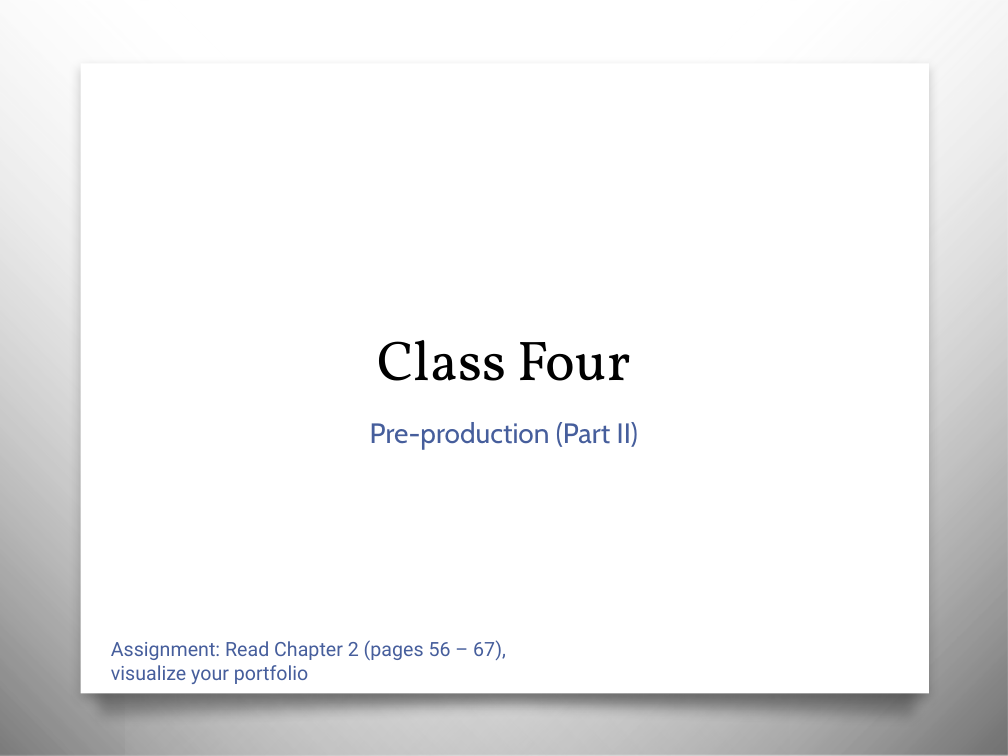
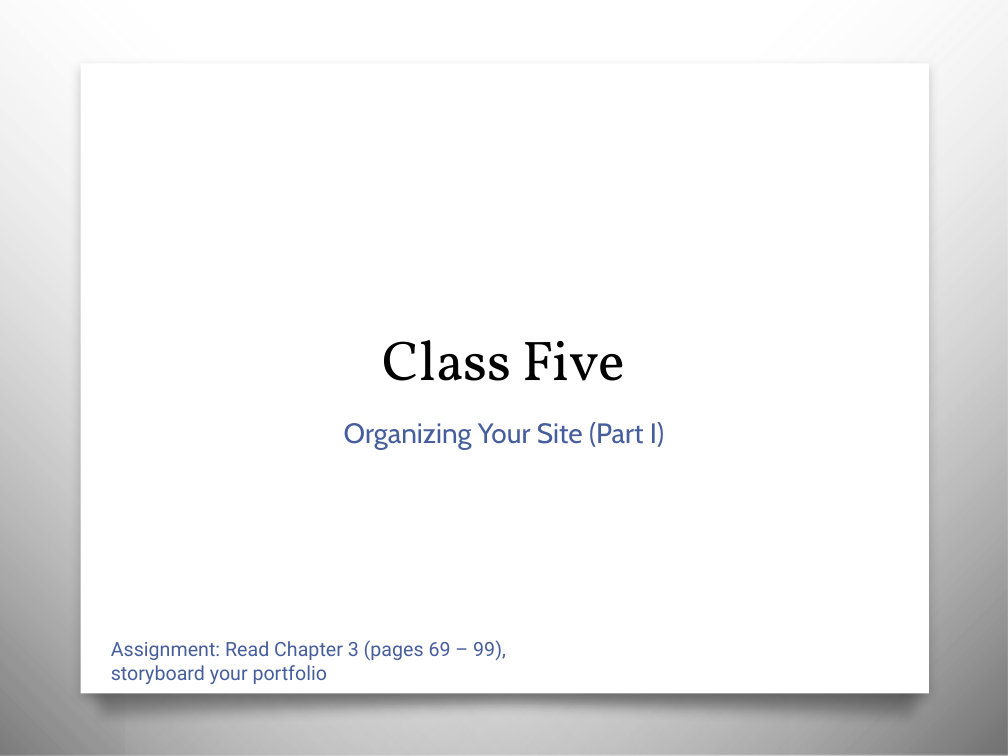
Before and after one commit to awayken/USF-ART329, a slide deck: slide 34 of slides/classfour/slides.pptx (slide 40 before the commit). Drawn at 1008x756 pixels with LibreOffice and Linux fonts; fonts in the diff are those of the drawing; background and template pictures are left out. Boxes give left, top, right and bottom in pixels: in the first picture for what was removed or moved away, otherwise in the second. Text is boxed around its words. In the diff, an @@ line names an element or a change of style, - is before the commit and + after.

Commit message:
Finished slides for class four, with demos.

```diff
--- a/slides/classfour/slides.pptx
+++ b/slides/classfour/slides.pptx
@@ title at box(383, 340, 625, 381): text changed @@
-Class Four
+Class Five
@@ text at box(344, 422, 664, 450): text changed @@
-Pre-production (Part II)
+Organizing Your Site (Part I)
@@ text at box(111, 640, 506, 684): text changed @@
-Assignment: Read Chapter 2 (pages 56 – 67),
-visualize your portfolio
+Assignment: Read Chapter 3 (pages 69 – 99),
+storyboard your portfolio
```
Also in this commit, not shown: 7 other slides changed, 18 slides added, 24 slides removed, 8 other files.
